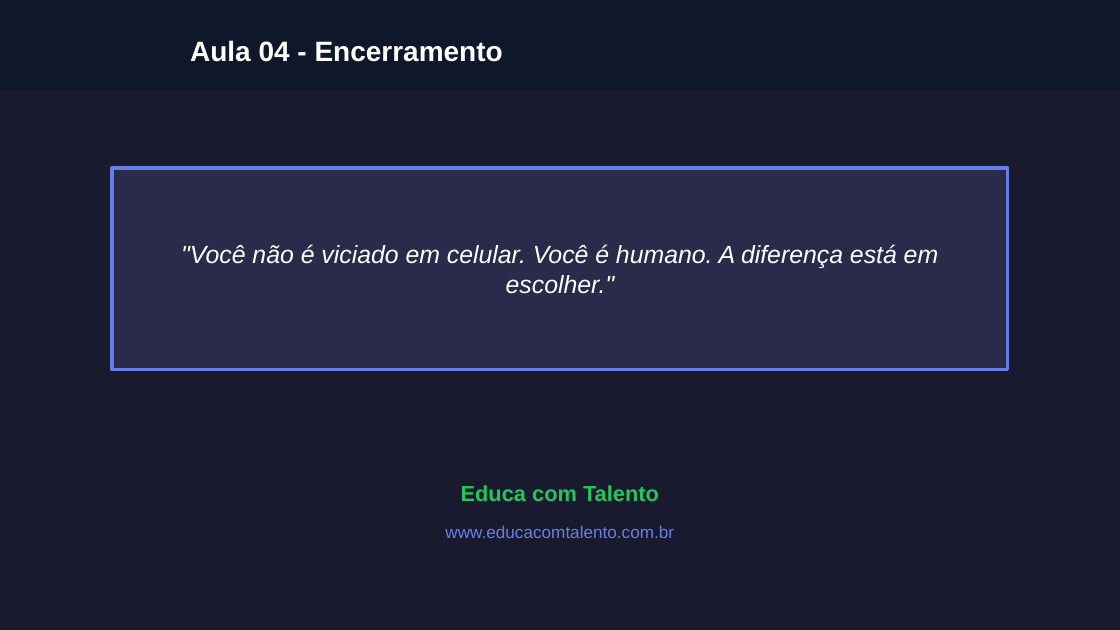
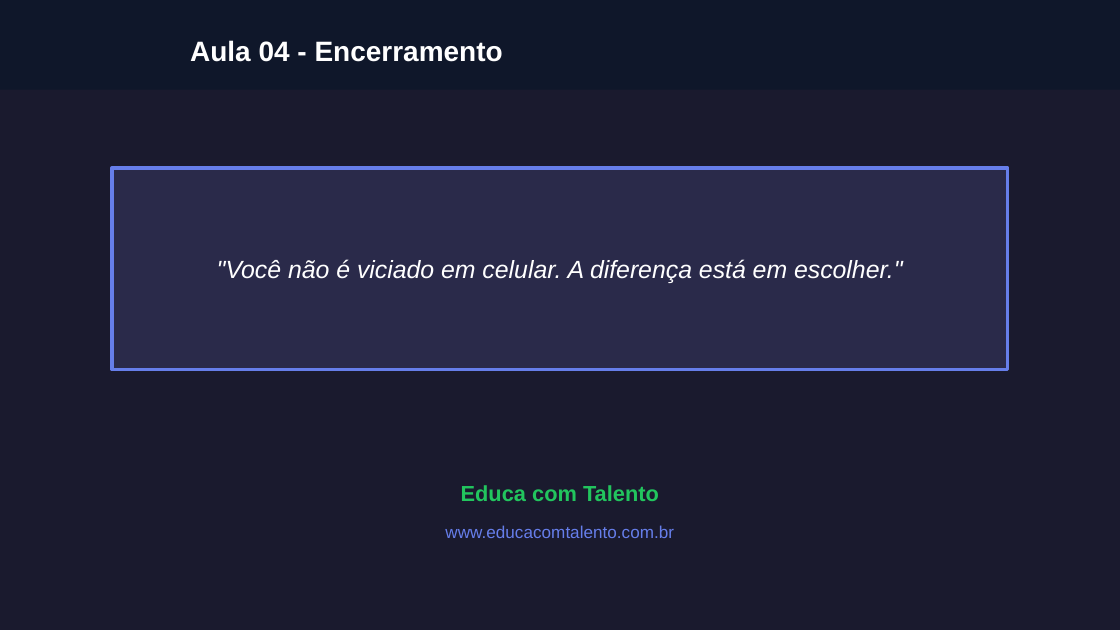
Before and after one commit to almirmeira/educa-com-talento, a slide deck: slide 9 of apresentacoes/foco-produtividade/aula-04-foco-direcionado.pptx. Drawn at 1120x630 pixels with LibreOffice and Linux fonts; fonts in the diff are those of the drawing; grey boxes stand for pictures; background and template pictures are left out. Boxes give left, top, right and bottom in pixels: in the first picture for what was removed or moved away, otherwise in the second. Text is boxed around its words. In the diff, an @@ line names an element or a change of style, - is before the commit and + after.

```diff
--- a/apresentacoes/foco-produtividade/aula-04-foco-direcionado.pptx
+++ b/apresentacoes/foco-produtividade/aula-04-foco-direcionado.pptx
@@ text at (x1=217, y1=259, x2=903, y2=283): text changed @@
-"Você não é viciado em celular. Você é humano. A diferença está em escolher."
+"Você não é viciado em celular. A diferença está em escolher."
```
Also in this commit, not shown: 2 other slides changed, 27 other files.
